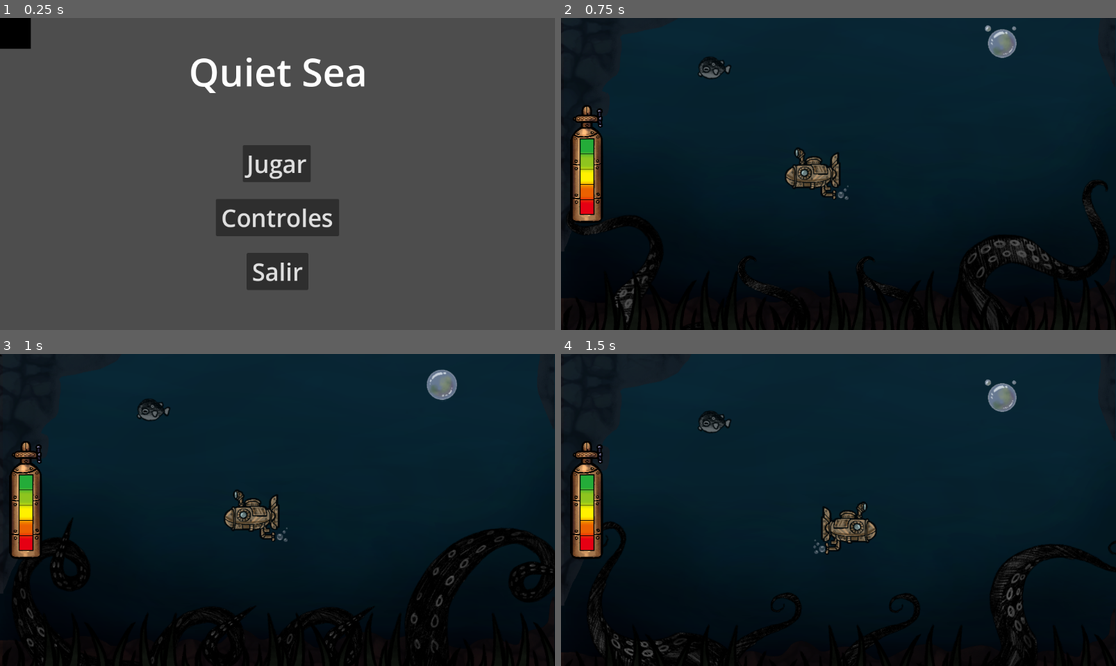
Above: before the commit, frames 1-4 (two rows, left to right).
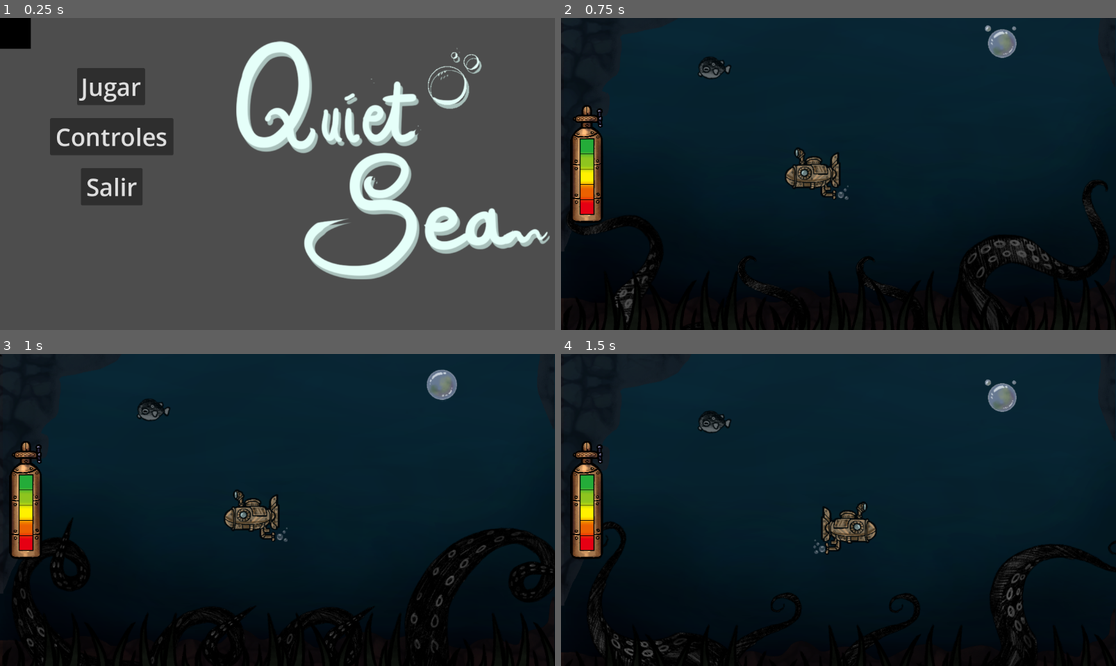
Above: after the commit, the same moments.

Repository: hpaulgs/gameJum2025
Game: Godot game, scene res://escenas/menu.tscn
Two runs of this game, one before a commit and one after it. Both use one fixed random seed, a clock stepped at 60 frames per second and the inputs below. Video files are missing from this copy of the repository; at most half a second of black plays in their place.
Inputs:
- Up to frame 1 (0.25 s): no input
- Up to frame 2 (0.75 s): click "Jugar" at 0.5 s
- Up to frame 3 (1 s): no input
- Up to frame 4 (1.5 s): hold Right (ui_right) from 1.28 s (still down)

The runs differ from the first frame. In frame 1, 20% of the frame differs, in the area x 9-100%, y 7-88%; in frame 2, nothing differs; in frame 3, nothing differs; in frame 4, nothing differs.

Commit message:
Título mejorado en el menú de inicio

Diff:
--- a/quietsea/escenas/menu.tscn
+++ b/quietsea/escenas/menu.tscn
@@ -1,8 +1,9 @@
-[gd_scene load_steps=4 format=3 uid="uid://b8g8d2xr187w7"]
+[gd_scene load_steps=5 format=3 uid="uid://b8g8d2xr187w7"]
 
 [ext_resource type="Script" path="res://scripts/menu.gd" id="1_t2bna"]
 [ext_resource type="VideoStream" path="res://graficos/PANTALLA-INICIO.ogv" id="2_13sgp"]
 [ext_resource type="Texture2D" uid="uid://c2q3tdllqum5k" path="res://graficos/rectangulonegro.png" id="3_xx5ko"]
+[ext_resource type="Texture2D" uid="uid://d1nq5jn1i6j5" path="res://graficos/TITULO VERTICAL.png" id="4_apflf"]
 
 [node name="Menu" type="Control"]
 layout_mode = 3
@@ -21,70 +22,66 @@
 autoplay = true
 loop = true
 
-[node name="Titulo" type="Label" parent="."]
-layout_mode = 0
-offset_left = 392.0
-offset_top = 56.0
-offset_right = 763.0
-offset_bottom = 166.0
-theme_override_font_sizes/font_size = 80
-text = "Quiet Sea"
-
 [node name="Jugar" type="Button" parent="."]
 layout_mode = 0
-offset_left = 504.0
-offset_top = 264.0
-offset_right = 645.0
-offset_bottom = 341.0
+offset_left = 160.0
+offset_top = 104.0
+offset_right = 301.0
+offset_bottom = 181.0
 theme_override_font_sizes/font_size = 50
 text = "Jugar"
 
 [node name="Controles" type="Button" parent="."]
 layout_mode = 0
-offset_left = 448.0
-offset_top = 376.0
-offset_right = 704.0
-offset_bottom = 453.0
+offset_left = 104.0
+offset_top = 208.0
+offset_right = 360.0
+offset_bottom = 285.0
 theme_override_font_sizes/font_size = 50
 text = "Controles"
 
 [node name="Salir" type="Button" parent="."]
 layout_mode = 0
-offset_left = 512.0
-offset_top = 488.0
-offset_right = 640.0
-offset_bottom = 565.0
+offset_left = 168.0
+offset_top = 312.0
+offset_right = 296.0
+offset_bottom = 389.0
 theme_override_font_sizes/font_size = 50
 text = "Salir"
 
 [node name="Atras" type="Button" parent="."]
 layout_mode = 0
-offset_left = 240.0
-offset_top = 344.0
-offset_right = 384.0
-offset_bottom = 421.0
+offset_left = 160.0
+offset_top = 448.0
+offset_right = 304.0
+offset_bottom = 525.0
 theme_override_font_sizes/font_size = 50
 text = "Atrás"
 
 [node name="Sprite2D" type="Sprite2D" parent="."]
-modulate = Color(1, 1, 1, 0.588235)
-position = Vector2(807.25, 387)
-scale = Vector2(0.654167, 0.596667)
+modulate = Color(1, 1, 1, 0.509804)
+position = Vector2(236.25, 240)
+scale = Vector2(0.654167, 0.586667)
 texture = ExtResource("3_xx5ko")
 
 [node name="TextoControles" type="Label" parent="."]
 layout_mode = 0
-offset_left = 632.5
-offset_top = 216.0
-offset_right = 988.5
-offset_bottom = 554.0
-theme_override_font_sizes/font_size = 20
+offset_left = 61.5001
+offset_top = 72.0001
+offset_right = 417.5
+offset_bottom = 410.0
+theme_override_font_sizes/font_size = 19
 text = "Controlas a un submarino cuyo objetivo es escapar de las profundidades marinas y alcanzar la superficie.
 Maneja el oxígeno recogiendo burbujas y evita ser golpeado por criaturas marinas.
 
-Muévete usando las flechas del teclado o el joystick/flechas direccionales de mando (XBOX, PS4)"
-autowrap_mode = 2
+Muévete usando las flechas del teclado o el joystick/flechas de un mando XBOX o PS4"
+horizontal_alignment = 1
+autowrap_mode = 3
 justification_flags = 35
+
+[node name="Titulo" type="Sprite2D" parent="."]
+position = Vector2(816, 296)
+texture = ExtResource("4_apflf")
 
 [connection signal="pressed" from="Jugar" to="." method="_on_jugar_pressed"]
 [connection signal="pressed" from="Controles" to="." method="_on_controles_pressed"]
Binary file added: quietsea/graficos/TITULO VERTICAL.png
Not shown, added: quietsea/graficos/TITULO VERTICAL.png.import
